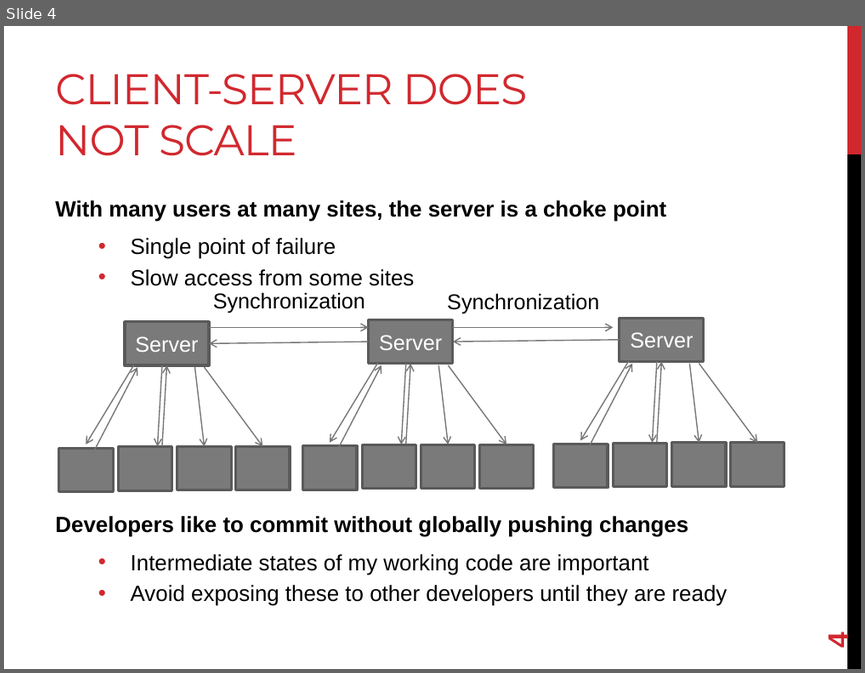
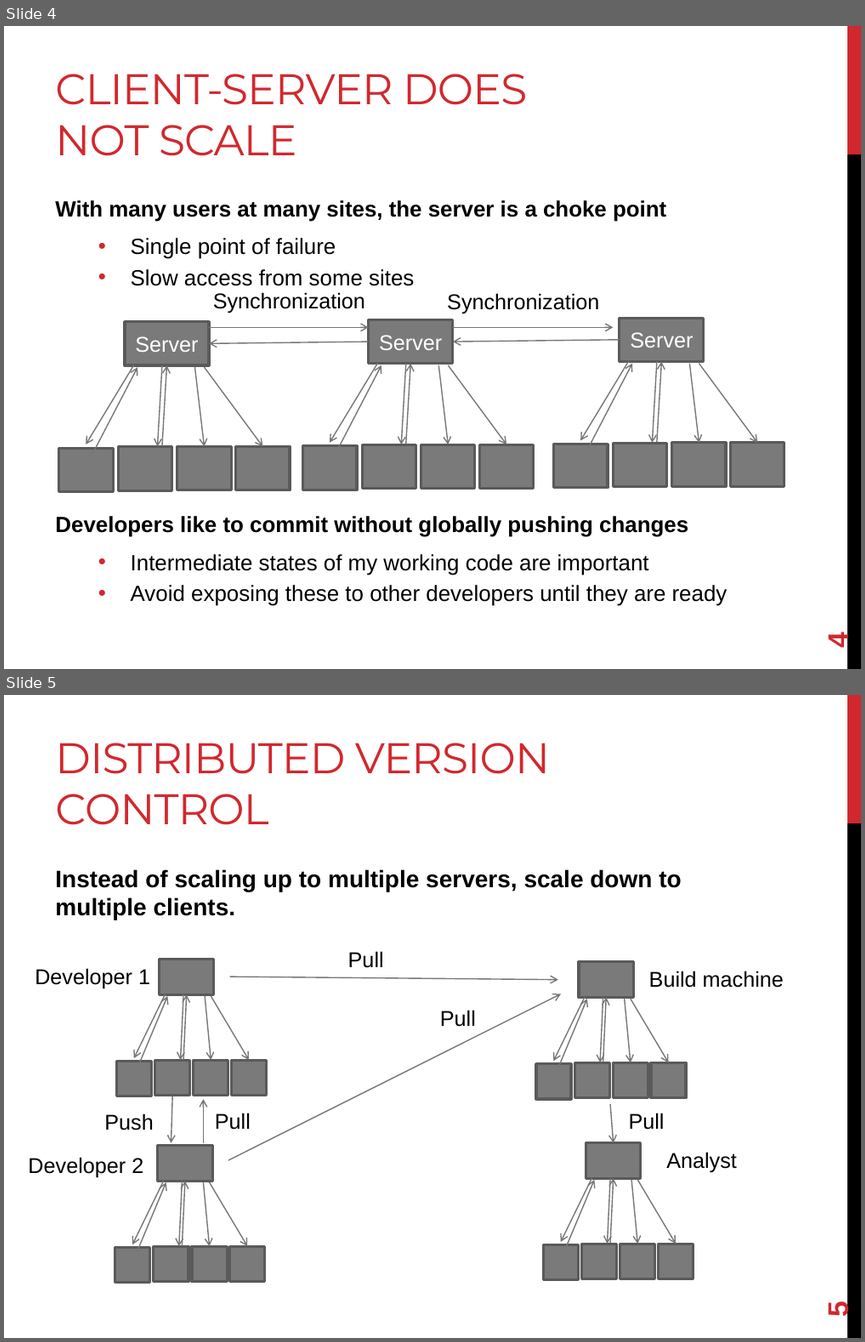
Before and after one commit to joshpeterson/DevelopingConcurrentSoftware, a slide deck: Lectures/Introduction to Distributed Version Control/Introduction to Distributed Version Control.pptx. Shown one above the other, each under a label of ours: slide 4 before the commit, slides 4 and 5 after it. The pictures are 865x673 and 865x1342 pixels, drawn with LibreOffice and Linux fonts; fonts in the diff are those of the drawing. Boxes give left, top, right and bottom in pixels: in the first picture for what was removed or moved away, otherwise in the second. Text is boxed around its words. In the diff, an @@ line names an element or a change of style, - is before the commit and + after.

```diff
--- a/Lectures/Introduction to Distributed Version Control/Introduction to Distributed Version Control.pptx
+++ b/Lectures/Introduction to Distributed Version Control/Introduction to Distributed Version Control.pptx
@@ slide 5 added at (x1=4, y1=695, x2=861, y2=1338), background #FFFFFF; not listed: 2 template elements that a slide beside it also shows @@
@@ title added at (x1=55, y1=743, x2=550, y2=825), 36 pt, text #D1282E @@
+DISTRIBUTED VERSION CONTROL
@@ text added at (x1=55, y1=869, x2=681, y2=920), 20 pt, text #000000, bold @@
+Instead of scaling up to multiple servers, scale down to multiple clients.
@@ text added at (x1=35, y1=968, x2=150, y2=989), 18 pt, text #000000 @@
+Developer 1
@@ text added at (x1=348, y1=951, x2=384, y2=968), 18 pt, text #000000 @@
+Pull
@@ text added at (x1=649, y1=970, x2=783, y2=987), 18 pt, text #000000 @@
+Build machine
@@ group added at (x1=116, y1=959, x2=266, y2=1096): 6 arrows, 5 rectangles @@
@@ arrow added from (228, 1160) to (561, 994), #777777 1 pt @@
@@ arrow added from (230, 977) to (558, 980), #777777 1 pt @@
@@ group added at (x1=536, y1=961, x2=686, y2=1099): 6 arrows, 5 rectangles @@
@@ text added at (x1=440, y1=1009, x2=476, y2=1027), 18 pt, text #000000 @@
+Pull
@@ arrow added from (173, 1095) to (171, 1143), #777777 1 pt @@
@@ arrow added from (204, 1143) to (204, 1099), #777777 1 pt @@
@@ text added at (x1=104, y1=1113, x2=153, y2=1130), 18 pt, text #000000 @@
+Push
@@ text added at (x1=215, y1=1112, x2=250, y2=1129), 18 pt, text #000000 @@
+Pull
@@ arrow added from (610, 1104) to (613, 1143), #777777 1 pt @@
@@ text added at (x1=629, y1=1112, x2=664, y2=1129), 18 pt, text #000000 @@
+Pull
@@ text added at (x1=666, y1=1151, x2=737, y2=1173), 18 pt, text #000000 @@
+Analyst
@@ text added at (x1=28, y1=1157, x2=143, y2=1178), 18 pt, text #000000 @@
+Developer 2
@@ group added at (x1=543, y1=1143, x2=692, y2=1279): 6 arrows, 5 rectangles @@
@@ group added at (x1=115, y1=1145, x2=265, y2=1281): 6 arrows, 5 rectangles @@
@@ page number added at (x1=822, y1=1302, x2=854, y2=1317), 24 pt, text #D1282E, bold @@
+5
```
Also in this commit, not shown: 6 other slides added.
